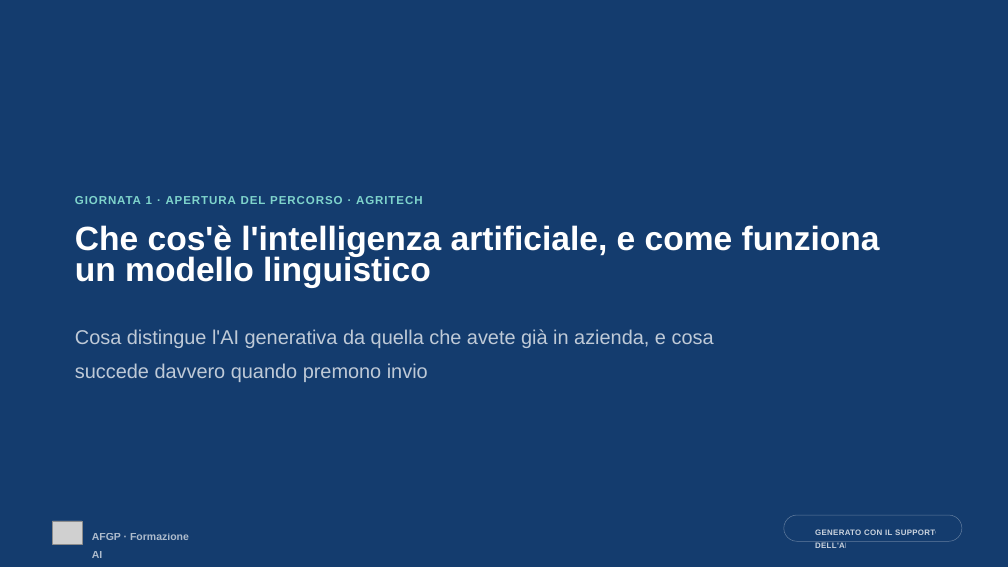
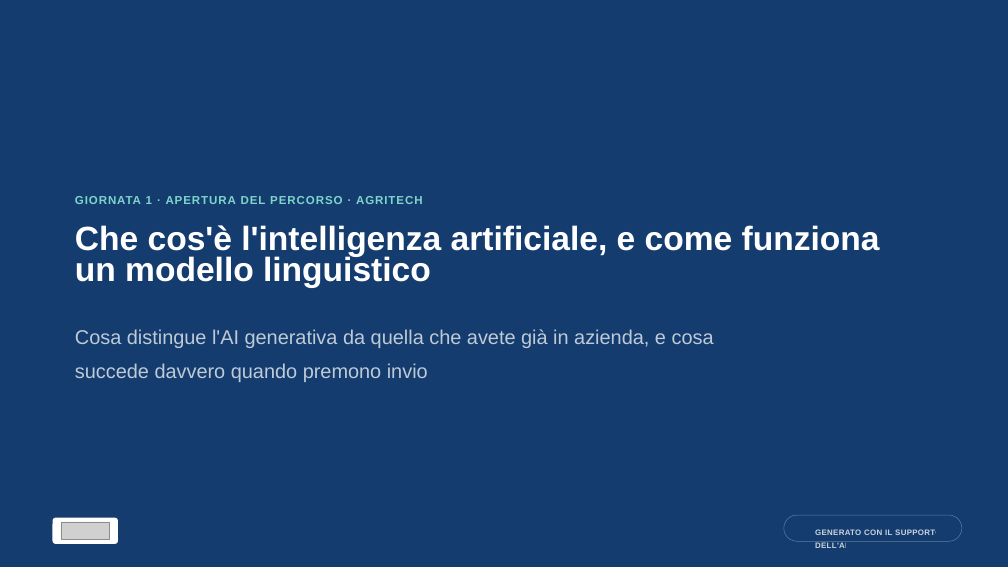
Before and after one commit to valtan/formazione-ai, a slide deck: slide 1 of committenti/agritech/output/lezione-01-fondamenta-e-processi/Agritech_Lezione_1.pptx. Drawn at 1008x567 pixels with LibreOffice and Linux fonts; fonts in the diff are those of the drawing; grey boxes stand for pictures; background and template pictures are left out. Boxes give left, top, right and bottom in pixels: in the first picture for what was removed or moved away, otherwise in the second. Text is boxed around its words. In the diff, an @@ line names an element or a change of style, - is before the commit and + after.

```diff
--- a/committenti/agritech/output/lezione-01-fondamenta-e-processi/Agritech_Lezione_1.pptx
+++ b/committenti/agritech/output/lezione-01-fondamenta-e-processi/Agritech_Lezione_1.pptx
@@ picture removed at [52,521,82,544] @@
@@ rounded rectangle added at [52,518,118,544], fill #FFFFFF @@
@@ picture added at [61,522,110,539] @@
@@ text removed at [92,533,189,558] @@
-AFGP · Formazione AI
```
Also in this commit, not shown: 33 other slides changed.
